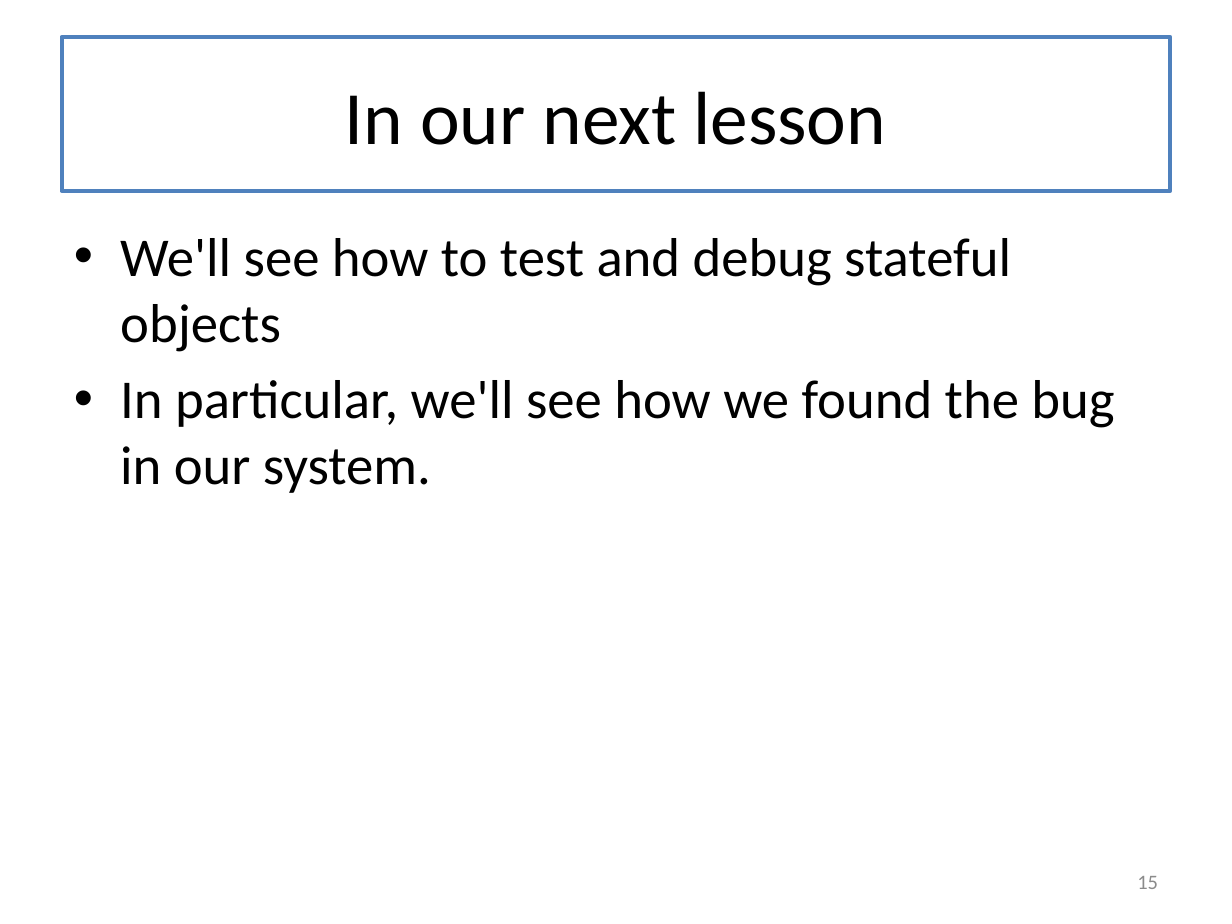
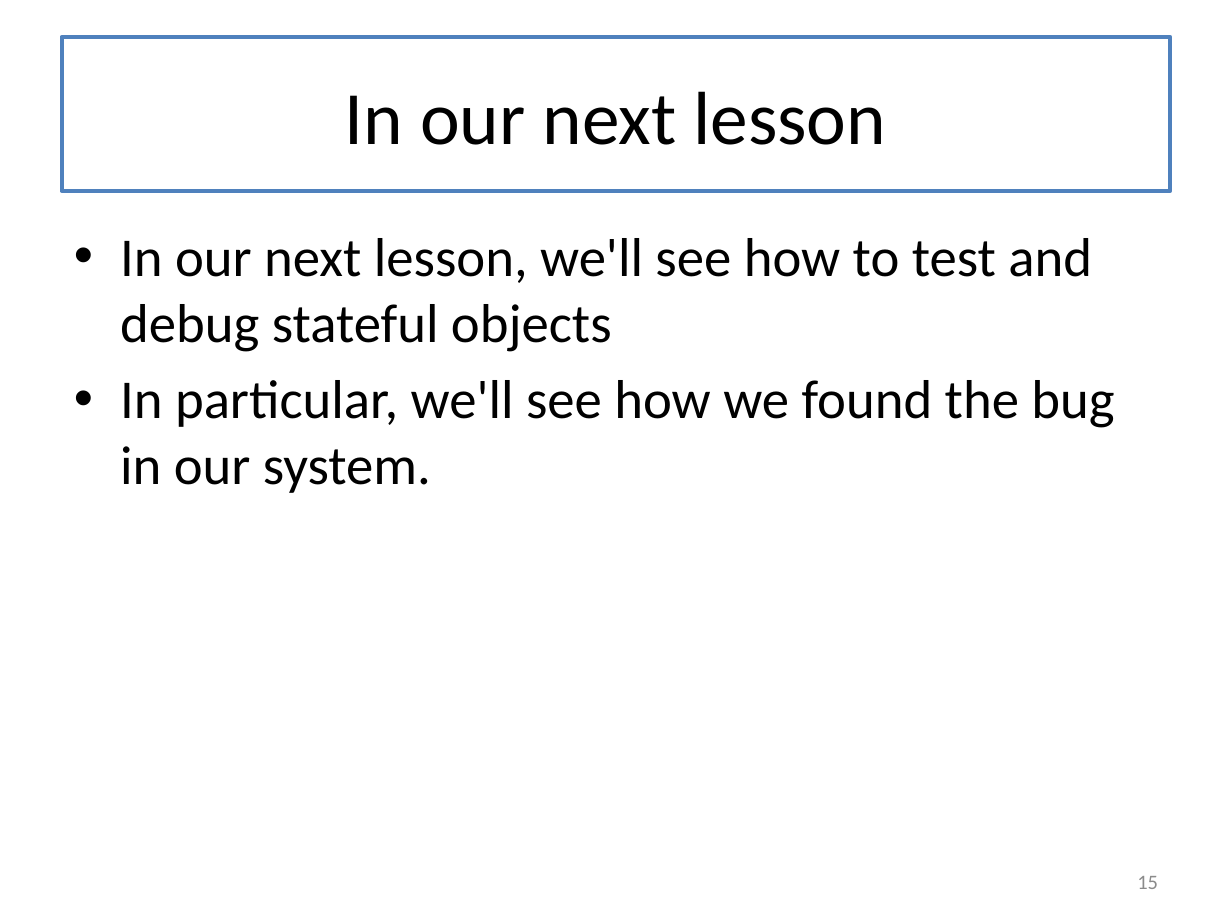
Before and after one commit to mwand/cs5010f16, a slide deck: slide 15 of Slides/Lesson 10.6 Publish-Subscribe.pptx. Drawn at 1232x924 pixels with LibreOffice and Linux fonts; fonts in the diff are those of the drawing. Boxes give left, top, right and bottom in pixels: in the first picture for what was removed or moved away, otherwise in the second. Text is boxed around its words. In the diff, an @@ line names an element or a change of style, - is before the commit and + after.

```diff
--- a/Slides/Lesson 10.6 Publish-Subscribe.pptx
+++ b/Slides/Lesson 10.6 Publish-Subscribe.pptx
@@ text at [120, 238, 1092, 352]: text changed @@
-• We'll see how to test and debug stateful objects
+• In our next lesson, we'll see how to test and debug stateful objects
```
Also in this commit, not shown: 8 other slides changed, 8 other files.
